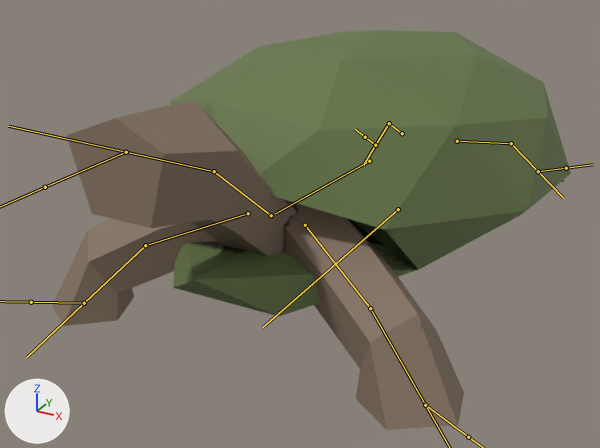
The FBX model Assets/FBX/Tortoise/tortoise.fbx as it was, and as the next commit left it.
Rendered twice from a 50 mm lens placed at (1.9, -4.32, 2.14), pointed at (-0.19, -0.53, 0.24). Every picture has the same lights, and +X, +Y and +Z are marked at lower left. Both versions are drawn at frame 1 of the action 'Armature|Empty'; the numbers are the values there. The bones that bend it are drawn over the model as lines.
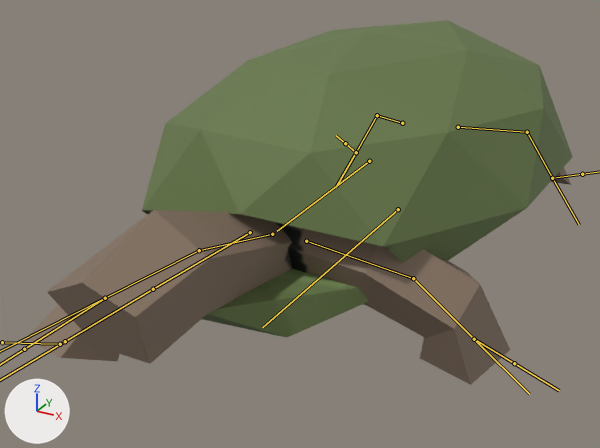
The change, as JSON lines over the scene's bpy script:
```json
{"block": "bone_body", "where": "bone_body = bpy.data.objects['Armature'].pose.bones['Body']  # child of 'Root'"}
{"op": "set", "path": "bone_body.rotation_quaternion", "old": "(0.999, -0.042, 0.011, 0.002)", "new": "(0.999, 0.0, 0.037, -0.001)", "note": "degrees (-5, 1, 0) -> degrees (0, 4, 0)"}
{"block": "bone_head_1", "where": "bone_head_1 = bpy.data.objects['Armature'].pose.bones['Head_1']  # child of 'Body'"}
{"op": "set", "path": "bone_head_1.rotation_quaternion", "old": "(0.979, 0.199, -0.005, -0.043)", "new": "(0.998, -0.009, 0.004, -0.064)", "note": "degrees (23, 0, -5) -> degrees (-1, 0, -7)"}
{"block": "bone_head_2", "where": "bone_head_2 = bpy.data.objects['Armature'].pose.bones['Head_2']  # child of 'Head_1'"}
{"op": "set", "path": "bone_head_2.rotation_quaternion", "old": "(0.994, -0.113, 0.0, 0.0)", "new": "(0.998, -0.069, 0.0, 0.0)", "note": "degrees (-13, 0, 0) -> degrees (-8, 0, 0)"}
{"block": "bone_frontleft_1", "where": "bone_frontleft_1 = bpy.data.objects['Armature'].pose.bones['FrontLeft_1']  # child of 'Body'"}
{"op": "set", "path": "bone_frontleft_1.rotation_quaternion", "old": "(0.978, 0.041, 0.002, -0.205)", "new": "(0.963, -0.196, 0.072, -0.169)", "note": "degrees (5, 1, -24) -> degrees (-24, 4, -21)"}
{"block": "bone_frontleft_2", "where": "bone_frontleft_2 = bpy.data.objects['Armature'].pose.bones['FrontLeft_2']  # child of 'FrontLeft_1'"}
{"op": "set", "path": "bone_frontleft_2.rotation_quaternion", "old": "(0.977, 0.211, 0.001, -0.027)", "new": "(0.989, -0.08, 0.012, 0.121)", "note": "degrees (24, 1, -3) -> degrees (-9, 2, 14)"}
{"block": "bone_frontright_1", "where": "bone_frontright_1 = bpy.data.objects['Armature'].pose.bones['FrontRight_1']  # child of 'Body'"}
{"op": "set", "path": "bone_frontright_1.rotation_quaternion", "old": "(0.989, 0.02, 0.0, -0.147)", "new": "(0.967, -0.185, 0.028, -0.175)", "note": "degrees (2, 0, -17) -> degrees (-22, -1, -20)"}
{"block": "bone_frontright_2", "where": "bone_frontright_2 = bpy.data.objects['Armature'].pose.bones['FrontRight_2']  # child of 'FrontRight_1'"}
{"op": "set", "path": "bone_frontright_2.rotation_quaternion", "old": "(0.994, -0.04, 0.0, -0.105)", "new": "(0.946, -0.105, 0.027, -0.306)", "note": "degrees (-5, 0, -12) -> degrees (-12, -1, -36)"}
{"block": "bone_backleft_1", "where": "bone_backleft_1 = bpy.data.objects['Armature'].pose.bones['BackLeft_1']  # child of 'Body'"}
{"op": "set", "path": "bone_backleft_1.rotation_quaternion", "old": "(0.999, -0.024, 0.002, 0.033)", "new": "(0.978, 0.182, -0.063, 0.077)", "note": "degrees (-3, 0, 4) -> degrees (21, -9, 7)"}
{"block": "bone_backleft_2", "where": "bone_backleft_2 = bpy.data.objects['Armature'].pose.bones['BackLeft_2']  # child of 'BackLeft_1'"}
{"op": "set", "path": "bone_backleft_2.rotation_quaternion", "old": "(1.0, -0.013, 0.0, -0.013)", "new": "(0.966, -0.03, 0.002, -0.257)", "note": "degrees (-2, 0, -2) -> degrees (-3, -1, -30)"}
{"block": "bone_backright_1", "where": "bone_backright_1 = bpy.data.objects['Armature'].pose.bones['BackRight_1']  # child of 'Body'"}
{"op": "set", "path": "bone_backright_1.rotation_quaternion", "old": "(0.998, 0.007, 0.001, 0.068)", "new": "(0.994, -0.097, 0.035, 0.037)", "note": "degrees (1, 0, 8) -> degrees (-11, 4, 4)"}
{"block": "bone_backright_2", "where": "bone_backright_2 = bpy.data.objects['Armature'].pose.bones['BackRight_2']  # child of 'BackRight_1'"}
{"op": "set", "path": "bone_backright_2.rotation_quaternion", "old": "(0.999, 0.051, 0.0, 0.0)", "new": "(0.965, 0.257, -0.004, -0.057)", "note": "degrees (6, 0, 0) -> degrees (30, 1, -6)"}
{"block": "bone_frontright_control", "where": "bone_frontright_control = bpy.data.objects['Armature'].pose.bones['FrontRight_control']  # child of 'Root'"}
{"op": "set", "path": "bone_frontright_control.location", "old": "(-0.01, -0.04, -0.01)", "new": "(-0.43, -0.04, 0.0)"}
{"block": "bone_head_control", "where": "bone_head_control = bpy.data.objects['Armature'].pose.bones['Head_control']  # child of 'Root'"}
{"op": "set", "path": "bone_head_control.location", "old": "(0.12, -0.18, 0.52)", "new": "(0.15, -0.01, -0.03)"}
```

Where the change shows, as pixel boxes [x1, y1, x2, y2] in the pictures (600 x 448 px):
```json
{"object": "Icosphere", "change": "posed", "before": [53, 30, 571, 430], "after": [27, 20, 573, 385], "on screen": "9% shorter"}
{"bone": "Body", "before": "(369, 161) to (275, 213)", "after": "(369, 161) to (277, 231)"}
{"bone": "Head_1", "before": "(271, 215) to (214, 171)", "after": "(272, 234) to (199, 250)"}
{"bone": "Head_2", "before": "(214, 171) to (126, 152)", "after": "(199, 250) to (105, 298)"}
{"bone": "FrontLeft_1", "before": "(305, 225) to (370, 308)", "after": "(306, 241) to (413, 278)"}
{"bone": "FrontLeft_2", "before": "(370, 308) to (425, 405)", "after": "(413, 278) to (474, 339)"}
{"bone": "FrontRight_1", "before": "(248, 213) to (145, 245)", "after": "(250, 232) to (153, 289)"}
{"bone": "FrontRight_2", "before": "(145, 245) to (84, 303)", "after": "(153, 289) to (65, 341)"}
{"bone": "BackLeft_1", "before": "(457, 141) to (511, 143)", "after": "(458, 127) to (527, 132)"}
{"bone": "BackLeft_2", "before": "(511, 143) to (538, 171)", "after": "(527, 132) to (552, 178)"}
{"bone": "BackRight_1", "before": "(402, 133) to (389, 123)", "after": "(402, 123) to (377, 115)"}
{"bone": "BackRight_2", "before": "(389, 123) to (375, 145)", "after": "(377, 115) to (356, 152)"}
{"bone": "FrontRight_control", "before": "(84, 303) to (31, 302)", "after": "(60, 344) to (2, 342)"}
{"bone": "Head_control", "before": "(126, 152) to (45, 187)", "after": "(105, 298) to (24, 349)"}
```
